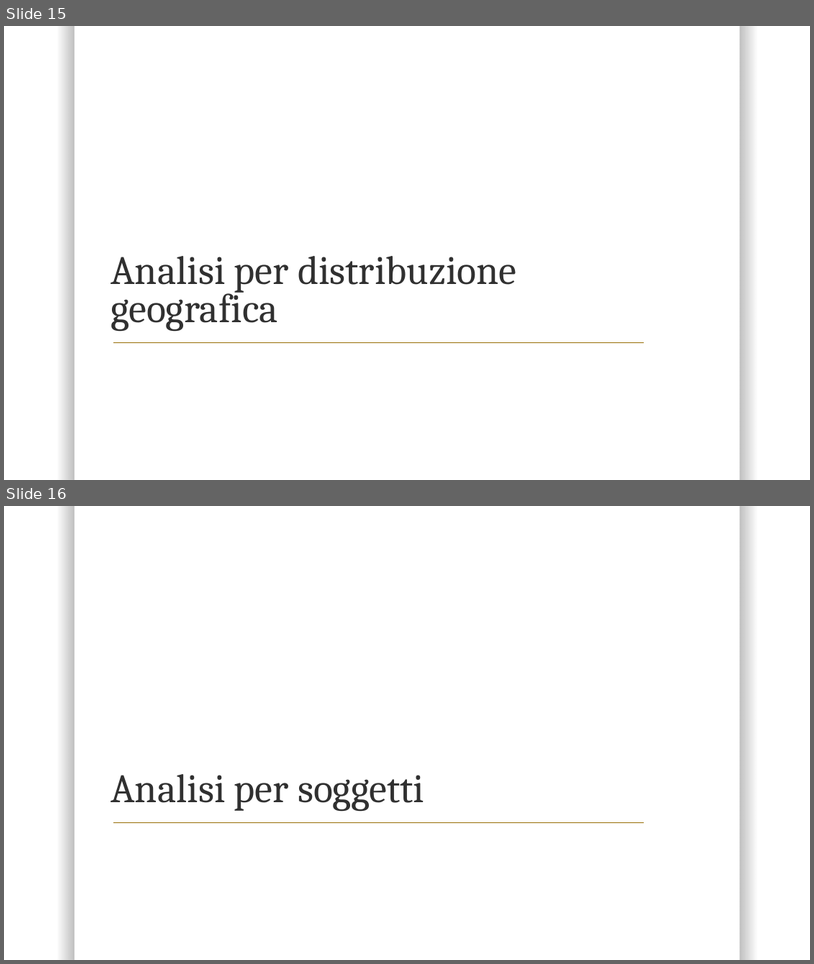
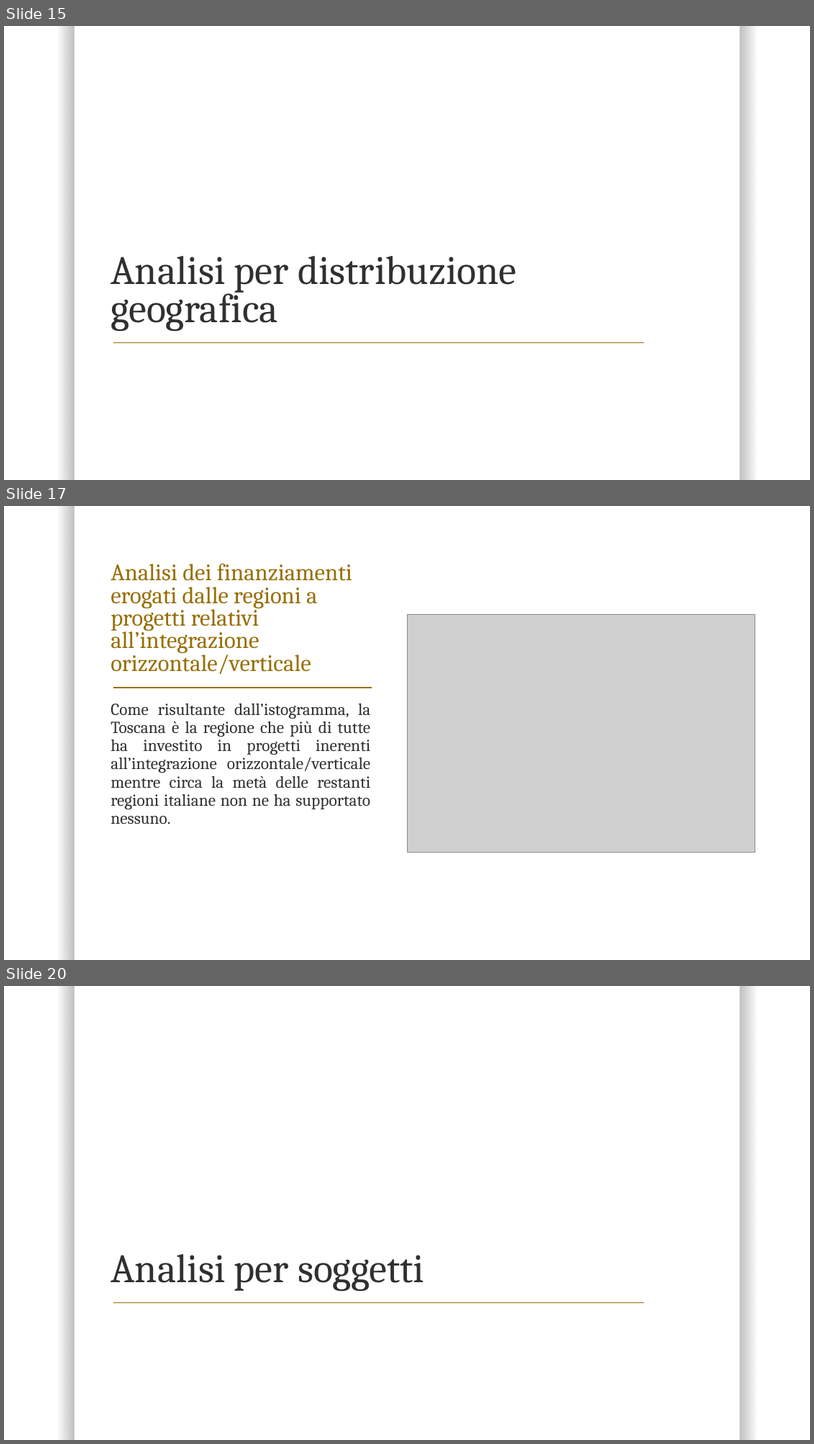
Before and after one commit to AdolfoCA/OI-Project, a slide deck: REPORT.pptx. Shown one above the other, each under a label of ours: slides 15 and 16 before the commit, slides 15, 17 and 20 after it; the slides between them are not shown. The pictures are 814x964 and 814x1444 pixels, drawn with LibreOffice and Linux fonts; fonts in the diff are those of the drawing; grey boxes stand for pictures; background and template pictures are left out. Boxes give left, top, right and bottom in pixels: in the first picture for what was removed or moved away, otherwise in the second. Text is boxed around its words. In the diff, an @@ line names an element or a change of style, - is before the commit and + after.

Commit message:
aggiunta analisi localizzazioni a presentazione

```diff
--- a/REPORT.pptx
+++ b/REPORT.pptx
@@ slide 17 added at (x1=4, y1=506, x2=810, y2=960), background #FFFFFF; not listed: 1 template element that a slide beside it also shows @@
@@ title added at (x1=111, y1=564, x2=352, y2=674), 28 pt, text #986F07 @@
+Analisi dei finanziamenti erogati dalle regioni a progetti relativi all’integrazione orizzontale/verticale
@@ picture added at (x1=407, y1=614, x2=755, y2=852) @@
@@ line added from (113, 687) to (372, 687), #986F07 1 pt @@
@@ text added at (x1=111, y1=703, x2=371, y2=824), 20 pt, text #303030 @@
+Come risultante dall’istogramma, la Toscana è la regione che più di tutte ha investito in progetti inerenti all’integrazione orizzontale/verticale mentre circa la metà delle restanti regioni italiane non ne ha supportato nessuno.
@@ what was slide 16 is now slide 20 @@
```
Also in this commit, not shown: 3 other slides added, 2 other files.
